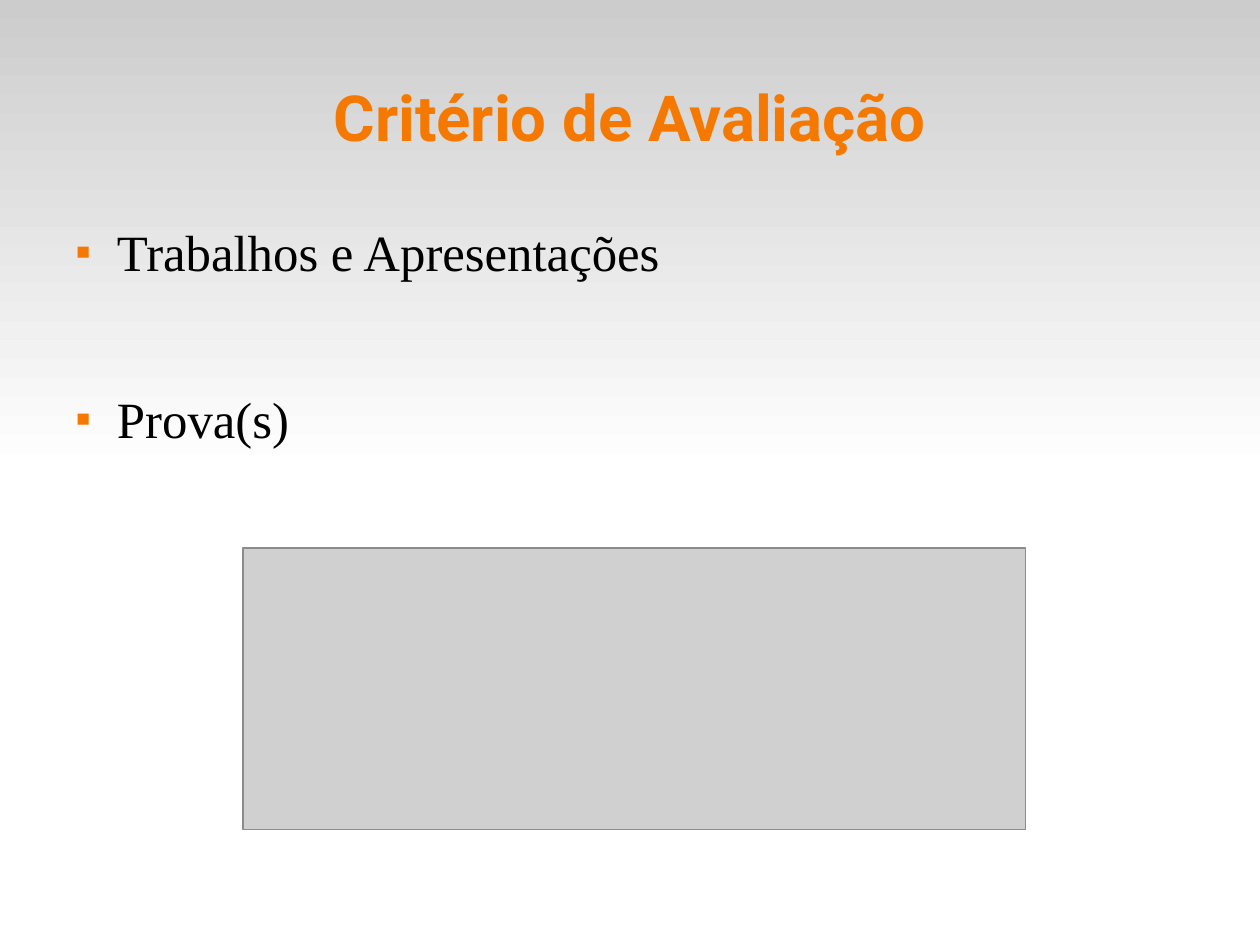
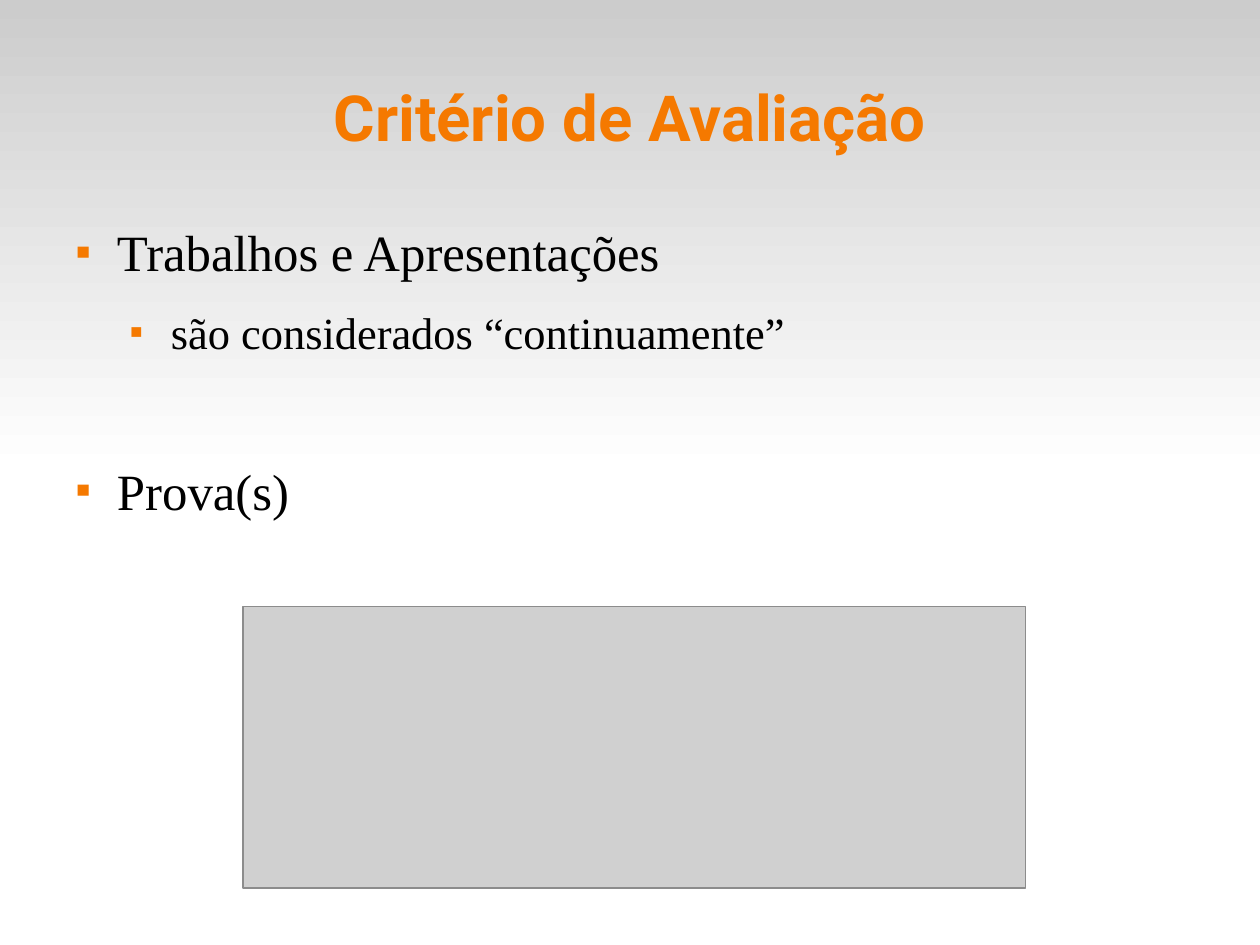
Before and after one commit to fsantanna-uerj/EDL, a slide deck: slide 2 of slides/edl-00.odp. Drawn at 1260x945 pixels with LibreOffice and Linux fonts; fonts in the diff are those of the drawing; grey boxes stand for pictures. Boxes give left, top, right and bottom in pixels: in the first picture for what was removed or moved away, otherwise in the second. Text is boxed around its words. In the diff, an @@ line names an element or a change of style, - is before the commit and + after.

```diff
--- a/slides/edl-00.odp
+++ b/slides/edl-00.odp
@@ text at bbox=[171, 318, 784, 350]: paragraph added @@
+  ■ são considerados “continuamente”
@@ picture: place and size @@
-picture at bbox=[244, 548, 1026, 829]
+picture at bbox=[244, 607, 1026, 888]
```
Also in this commit, not shown: 8 other files.
